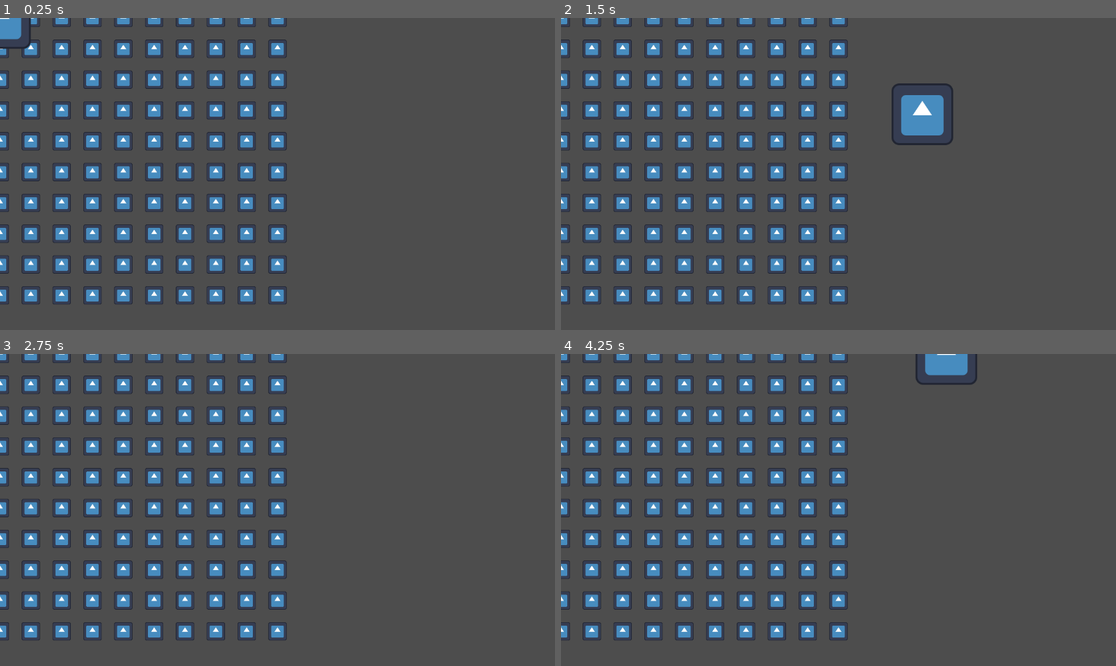
Above: before the commit, frames 1-4 (two rows, left to right).
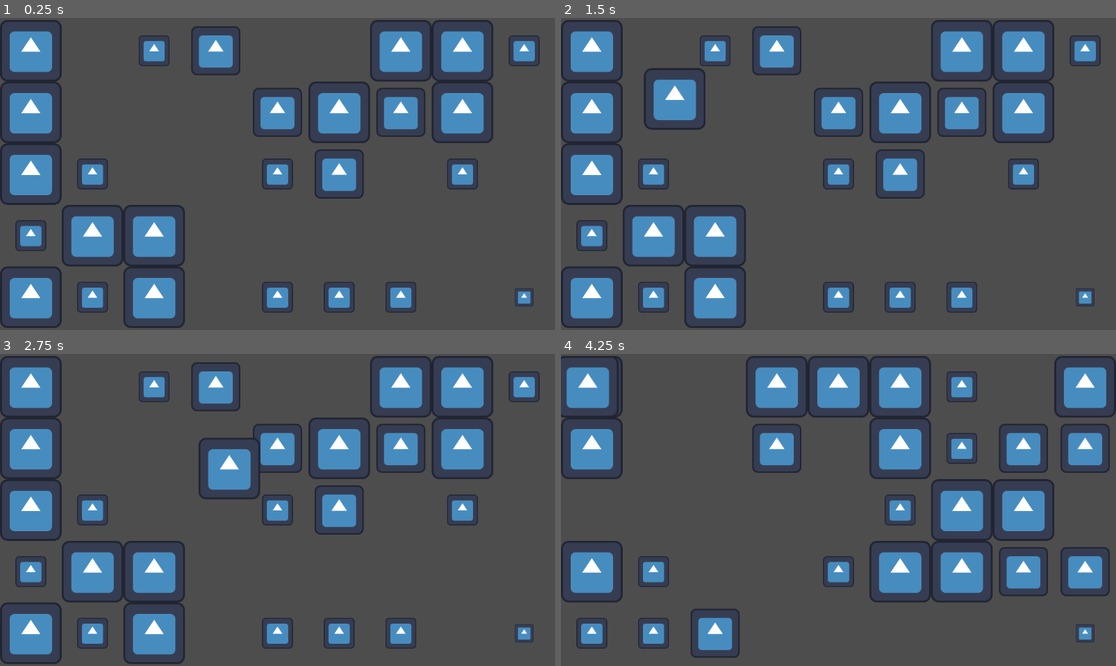
Above: after the commit, the same moments.

Repository: ODonegatti/GameJamGodot4
Game: Godot game, scene res://Cenas/main.tscn
Two runs of this game, one before a commit and one after it. Both use one fixed random seed, a clock stepped at 60 frames per second and the inputs below. The engine's default icon, where the game draws it, is replaced by a stand-in: a white triangle on a blue panel in a dark square.
Inputs:
- Up to frame 1 (0.25 s): no input
- Up to frame 2 (1.5 s): tap Enter at 0.5 s; hold D (right) 0.53-1.28 s; hold Down (down) from 1.28 s (still down)
- Up to frame 3 (2.75 s): release Down (down) at 2.03 s; hold D (right) from 2.03 s (still down)
- Up to frame 4 (4.25 s): release D (right) at 2.78 s; hold W (up) 2.78-3.53 s; tap R (reset, bound only after the commit) at 3.5, 4.15 s; hold A (left) from 3.53 s (still down)

The runs differ from the first frame. In frame 1, 28% of the frame differs, in the area x 0-98%, y 0-100%; in frame 2, 29%; in frame 3, 29%; in frame 4, 31%, in the area x 0-100%, y 0-98%.

Commit message:
Fetch-matriz

Diff:
--- a/fast-despertador/Cenas/main.tscn
+++ b/fast-despertador/Cenas/main.tscn
@@ -2,12 +2,64 @@
 
 [ext_resource type="Script" uid="uid://c72qxwkwqj38n" path="res://Cenas/quarto.gd" id="1_ruij7"]
 [ext_resource type="PackedScene" uid="uid://5xdw1in1b6kw" path="res://Entidades/player.tscn" id="1_x3hk2"]
-[ext_resource type="PackedScene" uid="uid://3mu1la5b62s0" path="res://Entidades/despertador.tscn" id="3_lb8y5"]
+[ext_resource type="PackedScene" uid="uid://cgn2gea16uusb" path="res://Entidades/ObjetosDoQuarto/armario.tscn" id="2_qns0q"]
+[ext_resource type="PackedScene" uid="uid://b32q4fj72mpvd" path="res://Entidades/ObjetosDoQuarto/cama.tscn" id="3_ja1os"]
+[ext_resource type="PackedScene" uid="uid://3mu1la5b62s0" path="res://Entidades/ObjetosDoQuarto/despertador.tscn" id="3_lb8y5"]
+[ext_resource type="PackedScene" uid="uid://cco24s8lbvepp" path="res://Entidades/ObjetosDoQuarto/bola.tscn" id="3_n00j1"]
+[ext_resource type="PackedScene" uid="uid://cqww1f7n2qpnf" path="res://Entidades/ObjetosDoQuarto/bau.tscn" id="4_x6di6"]
+[ext_resource type="PackedScene" uid="uid://bs6xyhjowynwc" path="res://Entidades/ObjetosDoQuarto/puff.tscn" id="5_btbr3"]
+[ext_resource type="PackedScene" uid="uid://bm5ojl0ie4xdd" path="res://Entidades/ObjetosDoQuarto/travesseiro.tscn" id="5_qns0q"]
+
+[sub_resource type="RectangleShape2D" id="RectangleShape2D_btbr3"]
+size = Vector2(11.687508, 1156.5)
 
 [node name="Main" type="Node2D" unique_id=1808889044]
 
-[node name="Quarto" type="Node2D" parent="." unique_id=744375203]
+[node name="Quarto" type="Node2D" parent="." unique_id=744375203 node_paths=PackedStringArray("pillow") groups=["quarto"]]
+position = Vector2(64, 64)
 script = ExtResource("1_ruij7")
-object_scene = ExtResource("3_lb8y5")
+wardrobe = ExtResource("2_qns0q")
+ball = ExtResource("3_n00j1")
+chest = ExtResource("4_x6di6")
+puff = ExtResource("5_btbr3")
+bed = ExtResource("3_ja1os")
+alarm = ExtResource("3_lb8y5")
+pillow = NodePath("../Travesseiro")
 
-[node name="Player" parent="." unique_id=398665468 instance=ExtResource("1_x3hk2")]
+[node name="Player" parent="." unique_id=398665468 node_paths=PackedStringArray("quarto") instance=ExtResource("1_x3hk2")]
+position = Vector2(985, 238)
+quarto = NodePath("../Quarto")
+
+[node name="Camera2D" type="Camera2D" parent="." unique_id=253383055]
+position = Vector2(576, 320)
+
+[node name="Travesseiro" parent="." unique_id=575628377 instance=ExtResource("5_qns0q")]
+position = Vector2(-611, 23)
+
+[node name="ParedesInvisiveis" type="Node2D" parent="." unique_id=284885319]
+
+[node name="StaticBody2D4" type="StaticBody2D" parent="ParedesInvisiveis" unique_id=1357972318]
+
+[node name="CollisionShape2D" type="CollisionShape2D" parent="ParedesInvisiveis/StaticBody2D4" unique_id=420805391]
+position = Vector2(1153, 326)
+shape = SubResource("RectangleShape2D_btbr3")
+
+[node name="StaticBody2D3" type="StaticBody2D" parent="ParedesInvisiveis" unique_id=48435777]
+
+[node name="CollisionShape2D" type="CollisionShape2D" parent="ParedesInvisiveis/StaticBody2D3" unique_id=1513641614]
+position = Vector2(570.75, 642.25)
+rotation = -1.5707964
+shape = SubResource("RectangleShape2D_btbr3")
+
+[node name="StaticBody2D2" type="StaticBody2D" parent="ParedesInvisiveis" unique_id=1270742429]
+
+[node name="CollisionShape2D" type="CollisionShape2D" parent="ParedesInvisiveis/StaticBody2D2" unique_id=1036871444]
+position = Vector2(568, -6)
+rotation = 1.5707964
+shape = SubResource("RectangleShape2D_btbr3")
+
+[node name="StaticBody2D" type="StaticBody2D" parent="ParedesInvisiveis" unique_id=1538430964]
+
+[node name="CollisionShape2D" type="CollisionShape2D" parent="ParedesInvisiveis/StaticBody2D" unique_id=467640525]
+position = Vector2(-5.5, 320.5)
+shape = SubResource("RectangleShape2D_btbr3")
--- a/fast-despertador/Cenas/quarto.gd
+++ b/fast-despertador/Cenas/quarto.gd
@@ -1,26 +1,128 @@
 extends Node2D
 
 # Tamanho do grid
-var grid_width = 10
-var grid_height = 10
-var cell_size = 64
+var grid_width = 9
+var grid_height = 5
+var cell_size = 128
+var plays = 0
 
 # Cena do objeto que será instanciado
-@export var object_scene: PackedScene
+#@export var object_scene: PackedScene
+@export var wardrobe: PackedScene
+@export var ball: PackedScene
+@export var chest: PackedScene
+@export var puff: PackedScene
+
+@export var bed: PackedScene
+@export var alarm: PackedScene
+@export var pillow: Area2D
+
+var player: CharacterBody2D
+var objetos: Array[StaticBody2D]= []
+
+func _physics_process(delta: float) -> void:
+	pass
 
 func _ready():
+
+	player = get_tree().get_first_node_in_group("player")
+
+	if player:
+		start()
+
+
+
+func start():
 	var positions = []
+	plays += 1
+
+	player.global_position = pillow.global_position
+
+	clear()
 
 	# Gera todas as posições possíveis no grid
 	for x in range(grid_width):
 		for y in range(grid_height):
 			positions.append(Vector2(x, y))
 
-	# Embaralha as posições
-	positions.shuffle()
+	#Gerador de rota simples
+	var caminho = []
+	var posicao = Vector2.ZERO
+
+
+	while true :
+		caminho.append(Vector2(posicao))
+		if posicao.x == 8 and posicao.y == 4 :
+			break
+
+		var escolha = randi() % 2
+
+		if posicao.x == 8 or escolha :
+			posicao.y += 1
+		elif posicao.y == 4 or not escolha or posicao.x == 0 :
+			posicao.x += 1
+		posicao.x = clamp(posicao.x, 0, 8)
+		posicao.y = clamp(posicao.y, 0, 4)
 
 	# Instancia objetos em posições aleatórias
 	for pos in positions:
-		var obj = object_scene.instantiate()
-		obj.position = pos * cell_size
-		add_child(obj)
+
+		if pos == Vector2(0, 0) and plays <= 1:
+			var obj3 = pillow
+			obj3.global_position = Vector2(64, 64)
+			#add_child(obj3)
+
+		elif pos == Vector2(8, 4) and plays <= 1:
+			var obj2 = alarm.instantiate()
+			obj2.position = pos * cell_size
+			add_child(obj2)
+
+
+		elif pos == Vector2(0, 1) and plays <= 1:
+			var obj1 = bed.instantiate()
+			obj1.position = pos * cell_size
+			add_child(obj1)
+
+
+		elif pos in caminho or pos == Vector2(1, 0) or pos == Vector2(1, 1):
+			pass
+
+		else:
+			var intRng = randi() % 10
+			if intRng in [0, 1, 2]:
+				pass
+
+			elif intRng in [3, 4]:
+				var obj4 = wardrobe.instantiate()
+				obj4.position = pos * cell_size
+				add_child(obj4)
+				objetos.append(obj4)
+
+			elif intRng in [5, 6]:
+				var obj4 = ball.instantiate()
+				obj4.position = pos * cell_size
+				add_child(obj4)
+				objetos.append(obj4)
+
+			elif intRng in [7, 8]:
+				var obj4 = chest.instantiate()
+				obj4.position = pos * cell_size
+				add_child(obj4)
+				objetos.append(obj4)
+
+			elif intRng == 9:
+				var obj4 = puff.instantiate()
+				obj4.position = pos * cell_size
+				add_child(obj4)
+				objetos.append(obj4)
+
+func clear():
+
+
+	var quantidade_objetos = 0
+	for i in objetos:
+		quantidade_objetos += 1
+
+	for i in range(quantidade_objetos):
+		objetos[i].queue_free()
+	objetos.clear()
--- /dev/null
+++ b/fast-despertador/Entidades/ObjetosDoQuarto/armario.tscn
@@ -0,0 +1,16 @@
+[gd_scene format=3 uid="uid://cgn2gea16uusb"]
+
+[ext_resource type="Texture2D" uid="uid://domj0vu6wxpo0" path="res://icon.svg" id="1_7hvsh"]
+
+[sub_resource type="RectangleShape2D" id="RectangleShape2D_bq3il"]
+size = Vector2(129, 130)
+
+[node name="Armario" type="StaticBody2D" unique_id=32615705]
+metadata/_edit_group_ = true
+
+[node name="Sprite2D" type="Sprite2D" parent="." unique_id=1975627751]
+texture = ExtResource("1_7hvsh")
+
+[node name="CollisionShape2D" type="CollisionShape2D" parent="." unique_id=1260350630]
+scale = Vector2(0.9, 0.9)
+shape = SubResource("RectangleShape2D_bq3il")
--- /dev/null
+++ b/fast-despertador/Entidades/ObjetosDoQuarto/bau.tscn
@@ -0,0 +1,18 @@
+[gd_scene format=3 uid="uid://cqww1f7n2qpnf"]
+
+[ext_resource type="Texture2D" uid="uid://domj0vu6wxpo0" path="res://icon.svg" id="1_vq85b"]
+
+[sub_resource type="RectangleShape2D" id="RectangleShape2D_hcral"]
+size = Vector2(124, 121)
+
+[node name="bau" type="StaticBody2D" unique_id=1041997648]
+scale = Vector2(0.8, 0.8)
+metadata/_edit_group_ = true
+
+[node name="CollisionShape2D" type="CollisionShape2D" parent="." unique_id=1125574868]
+z_index = 1
+scale = Vector2(0.9, 0.9)
+shape = SubResource("RectangleShape2D_hcral")
+
+[node name="Sprite2D" type="Sprite2D" parent="." unique_id=1897312704]
+texture = ExtResource("1_vq85b")
--- /dev/null
+++ b/fast-despertador/Entidades/ObjetosDoQuarto/bola.tscn
@@ -0,0 +1,17 @@
+[gd_scene format=3 uid="uid://cco24s8lbvepp"]
+
+[ext_resource type="Texture2D" uid="uid://domj0vu6wxpo0" path="res://icon.svg" id="1_vccbg"]
+
+[sub_resource type="RectangleShape2D" id="RectangleShape2D_nes3p"]
+size = Vector2(126, 127)
+
+[node name="Bola" type="StaticBody2D" unique_id=712876791]
+scale = Vector2(0.5, 0.5)
+metadata/_edit_group_ = true
+
+[node name="Sprite2D" type="Sprite2D" parent="." unique_id=1448553747]
+texture = ExtResource("1_vccbg")
+
+[node name="CollisionShape2D" type="CollisionShape2D" parent="." unique_id=1537716040]
+scale = Vector2(0.9, 0.9)
+shape = SubResource("RectangleShape2D_nes3p")
--- a/fast-despertador/Entidades/cama.tscn
+++ b/fast-despertador/Entidades/ObjetosDoQuarto/cama.tscn
@@ -3,14 +3,15 @@
 [ext_resource type="Texture2D" uid="uid://domj0vu6wxpo0" path="res://icon.svg" id="1_uohwv"]
 
 [sub_resource type="RectangleShape2D" id="RectangleShape2D_losd2"]
-size = Vector2(123, 251)
+size = Vector2(123, 129)
 
-[node name="Cama" type="Area2D" unique_id=568248307 groups=["cama"]]
+[node name="Cama" type="StaticBody2D" unique_id=1752334826 groups=["cama"]]
+z_index = 3
 metadata/_edit_group_ = true
 
 [node name="Sprite2D" type="Sprite2D" parent="." unique_id=1248258614]
-scale = Vector2(1, 2)
 texture = ExtResource("1_uohwv")
 
 [node name="CollisionShape2D" type="CollisionShape2D" parent="." unique_id=930388871]
+scale = Vector2(0.9, 0.9)
 shape = SubResource("RectangleShape2D_losd2")
--- a/fast-despertador/Entidades/despertador.tscn
+++ b/fast-despertador/Entidades/ObjetosDoQuarto/despertador.tscn
@@ -1,11 +1,13 @@
 [gd_scene format=3 uid="uid://3mu1la5b62s0"]
 
+[ext_resource type="Script" uid="uid://b7wr4jdko8wjh" path="res://Scripts/despertador.gd" id="1_eiwud"]
 [ext_resource type="Texture2D" uid="uid://domj0vu6wxpo0" path="res://icon.svg" id="1_s6e52"]
 
 [sub_resource type="RectangleShape2D" id="RectangleShape2D_lxdj2"]
 size = Vector2(37, 39)
 
 [node name="Despertador" type="Area2D" unique_id=1154436889]
+script = ExtResource("1_eiwud")
 metadata/_edit_group_ = true
 
 [node name="CollisionShape2D" type="CollisionShape2D" parent="." unique_id=843314192]
@@ -14,3 +16,5 @@
 [node name="Sprite2D" type="Sprite2D" parent="." unique_id=139661575]
 scale = Vector2(0.3, 0.3)
 texture = ExtResource("1_s6e52")
+
+[connection signal="body_entered" from="." to="." method="_on_body_entered"]
--- /dev/null
+++ b/fast-despertador/Entidades/ObjetosDoQuarto/puff.tscn
@@ -0,0 +1,16 @@
+[gd_scene format=3 uid="uid://bs6xyhjowynwc"]
+
+[ext_resource type="Texture2D" uid="uid://domj0vu6wxpo0" path="res://icon.svg" id="1_ta8ws"]
+
+[sub_resource type="RectangleShape2D" id="RectangleShape2D_0uyem"]
+size = Vector2(125, 122)
+
+[node name="Puff" type="StaticBody2D" unique_id=2145903224]
+metadata/_edit_group_ = true
+
+[node name="Sprite2D" type="Sprite2D" parent="." unique_id=394067125]
+texture = ExtResource("1_ta8ws")
+
+[node name="CollisionShape2D" type="CollisionShape2D" parent="." unique_id=450534313]
+scale = Vector2(0.9, 0.9)
+shape = SubResource("RectangleShape2D_0uyem")
--- /dev/null
+++ b/fast-despertador/Entidades/ObjetosDoQuarto/travesseiro.tscn
@@ -0,0 +1,15 @@
+[gd_scene format=3 uid="uid://bm5ojl0ie4xdd"]
+
+[ext_resource type="Texture2D" uid="uid://domj0vu6wxpo0" path="res://icon.svg" id="1_xd50d"]
+
+[sub_resource type="RectangleShape2D" id="RectangleShape2D_8wp68"]
+size = Vector2(125, 126)
+
+[node name="Travesseiro" type="Area2D" unique_id=575628377 groups=["travesseiro"]]
+metadata/_edit_group_ = true
+
+[node name="Sprite2D" type="Sprite2D" parent="." unique_id=1382294626]
+texture = ExtResource("1_xd50d")
+
+[node name="CollisionShape2D" type="CollisionShape2D" parent="." unique_id=1459979108]
+shape = SubResource("RectangleShape2D_8wp68")
--- a/fast-despertador/Entidades/player.tscn
+++ b/fast-despertador/Entidades/player.tscn
@@ -26,4 +26,5 @@
 sprite_frames = SubResource("SpriteFrames_ocv5n")
 
 [node name="CollisionShape2D" type="CollisionShape2D" parent="." unique_id=557920248]
+scale = Vector2(0.9, 0.9)
 shape = SubResource("RectangleShape2D_q7xc8")
--- /dev/null
+++ b/fast-despertador/Scripts/despertador.gd
@@ -0,0 +1,19 @@
+extends Area2D
+var room: Node2D
+
+# Called when the node enters the scene tree for the first time.
+func _ready() -> void:
+	room = get_tree().get_first_node_in_group("quarto")
+	 #Replace with function body.
+
+
+# Called every frame. 'delta' is the elapsed time since the previous frame.
+func _process(delta: float) -> void:
+	pass
+
+
+
+func _on_body_entered(body: Node2D) -> void:
+
+	if room:
+		room.start.call_deferred() # Replace with function body.
--- a/fast-despertador/Scripts/player.gd
+++ b/fast-despertador/Scripts/player.gd
@@ -1,15 +1,15 @@
 extends CharacterBody2D
-@export var speed = 1000
-var bed: Area2D
-
+@export var speed = 500
+var pillow: Area2D
+@export var quarto: Node2D
 
 # Called when the node enters the scene tree for the first time.
 func _ready() -> void:
 	var anim = $AnimatedSprite2D
-	anim.play("default")
-	bed = get_tree().get_first_node_in_group("cama")
-	if bed:
-		global_position = bed.position# Replace with function body.
+	pillow = get_tree().get_first_node_in_group("travesseiro")
+
+	if pillow:
+		global_position = pillow.position
 
 func _physics_process(delta):
 	get_input()
@@ -18,3 +18,7 @@
 func get_input():
 	var input_direction = Input.get_vector("left", "right", "up", "down")
 	velocity = input_direction * speed
+
+	if Input.is_action_just_pressed("reset"):
+		if quarto:
+			quarto.start()
--- a/fast-despertador/project.godot
+++ b/fast-despertador/project.godot
@@ -41,6 +41,11 @@
 , Object(InputEventKey,"resource_local_to_scene":false,"resource_name":"","device":-1,"window_id":0,"alt_pressed":false …(186 unchanged characters)…
 ]
 }
+reset={
+"deadzone": 0.2,
+"events": [Object(InputEventKey,"resource_local_to_scene":false,"resource_name":"","device":-1,"window_id":0,"alt_pressed":false,"shift_pressed":false,"ctrl_pressed":false,"meta_pressed":false,"pressed":false,"keycode":0,"physical_keycode":82,"key_label":0,"unicode":114,"location":0,"echo":false,"script":null)
+]
+}
 
 [physics]
 
--- /dev/null
+++ b/fast-despertador/teste.tscn
@@ -0,0 +1,6 @@
+[gd_scene format=3 uid="uid://ml5s61ylj6w4"]
+
+[ext_resource type="Texture2D" uid="uid://domj0vu6wxpo0" path="res://icon.svg" id="1_o02vu"]
+
+[node name="Teste" type="Sprite2D" unique_id=563331810]
+texture = ExtResource("1_o02vu")
Not shown, added: fast-despertador/Scripts/despertador.gd.uid
